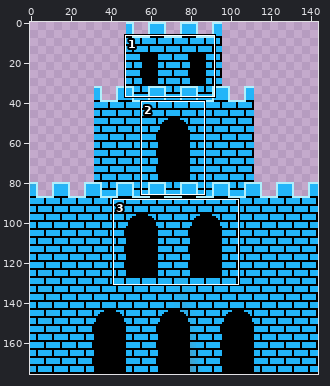
Edited in one commit: sprite sheet (SavePrincess/media/castle.png). The picture above shows the old version from afar; the outline marks the close-up.
Close-up. Before:
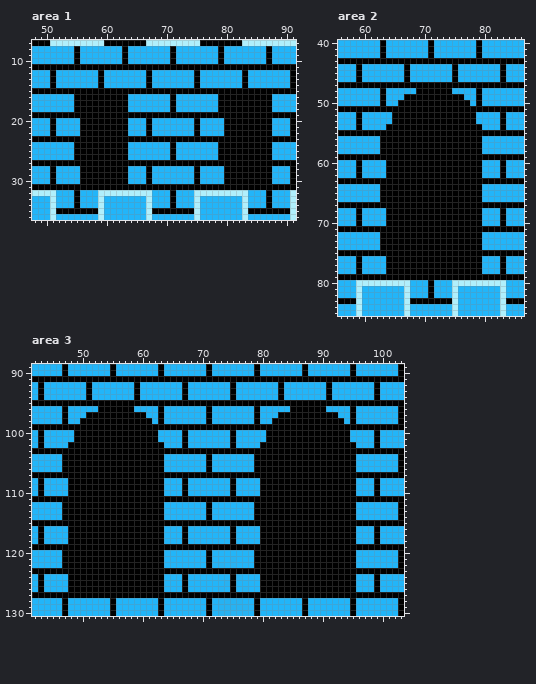
The file is 144x176 pixels. Colours within 5 levels of each other are drawn and written as one. Shown: area 1: x 48..91, y 7..36; area 2: x 56..86, y 40..85; area 3: x 42..103, y 89..130. The commit also changed other parts of the picture, which this record leaves out.
Now the later version:
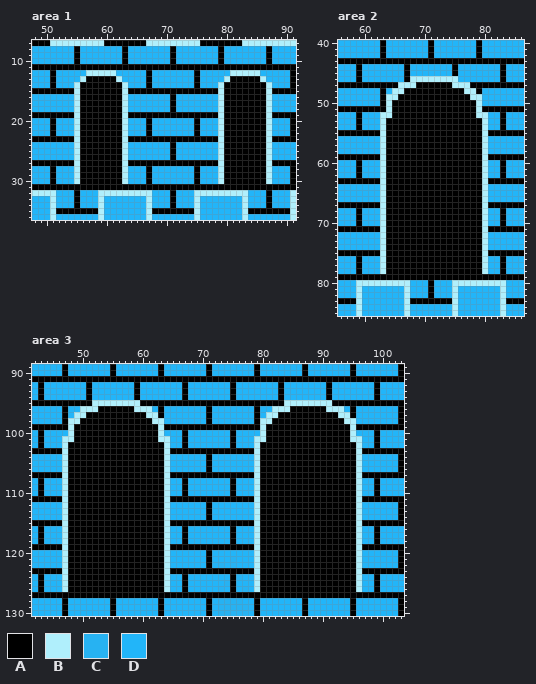
Palette (. is transparent): A #000000  B #b0effc  C #27b2f2  D #22b5f9
The exact change:
Changed rows in their new state; - is an unchanged pixel.
Area 1:
first column x 55:
12 --BBBBB-------------------BBBBB--
13 -BAA-AAB-----------------BAA-AAB-
14 BAAA-AAAB---------------BAAA-AAAB
15 B-------B---------------B-------B
16 B-------B---------------B-------B
17 B-------B---------------B-------B
18 B-------B---------------B-------B
19 B-------B---------------B-------B
20 B-------B---------------B-------B
21 B-------B---------------B-------B
22 B-------B---------------B-------B
23 B-------B---------------B-------B
24 B-------B---------------B-------B
25 B-------B---------------B-------B
26 B-------B---------------B-------B
27 B-------B---------------B-------B
28 B-------B---------------B-------B
29 B-------B---------------B-------B
30 B-------B---------------B-------B
Area 2:
first column x 63:
46 -----BBBBBBBB-----
47 ---BBB------BBB---
48 --BBAA------AABB--
49 -BBA----------ABB-
50 -BA------------AB-
51 -B--------------B-
52 BB--------------BB
53 BA--------------AB
54 B----------------B
55 B----------------B
56 B----------------B
57 B----------------B
58 B----------------B
59 B----------------B
60 B----------------B
61 B----------------B
62 B----------------B
63 B----------------B
64 B----------------B
65 B----------------B
66 B----------------B
67 B----------------B
68 B----------------B
69 B----------------B
70 B----------------B
71 B----------------B
72 B----------------B
73 B----------------B
74 B----------------B
75 B----------------B
76 B----------------B
77 B----------------B
78 B----------------B
Area 3:
first column x 47:
 95 -----BBBBBBBB------------------------BBBBBBBB-----
 96 ---BBB------BBB--------------------BBB------BBB---
 97 --BB----------BB------------------BB----------BB--
 98 -BB------------BB----------------BB------------BB-
 99 -B--------------B----------------B--------------B-
100 -B--------------B----------------B--------------B-
101 BB--------------BB--------------BB--------------BB
102 B----------------B--------------B----------------B
103 B----------------B--------------B----------------B
104 B----------------B--------------B----------------B
105 B----------------B--------------B----------------B
106 B----------------B--------------B----------------B
107 B----------------B--------------B----------------B
108 B----------------B--------------B----------------B
109 B----------------B--------------B----------------B
110 B----------------B--------------B----------------B
111 B----------------B--------------B----------------B
112 B----------------B--------------B----------------B
113 B----------------B--------------B----------------B
114 B----------------B--------------B----------------B
115 B----------------B--------------B----------------B
116 B----------------B--------------B----------------B
117 B----------------B--------------B----------------B
118 B----------------B--------------B----------------B
119 B----------------B--------------B----------------B
120 B----------------B--------------B----------------B
121 B----------------B--------------B----------------B
122 B----------------B--------------B----------------B
123 B----------------B--------------B----------------B
124 B----------------B--------------B----------------B
125 B----------------B--------------B----------------B
126 B----------------B--------------B----------------B
Pixel boxes of the changes (left, top, right, bottom) in both close-ups:
changed: (74, 70, 128, 184)
changed: (218, 70, 272, 184)
changed: (380, 76, 488, 274)
changed: (62, 400, 170, 592)
changed: (254, 400, 362, 592)
